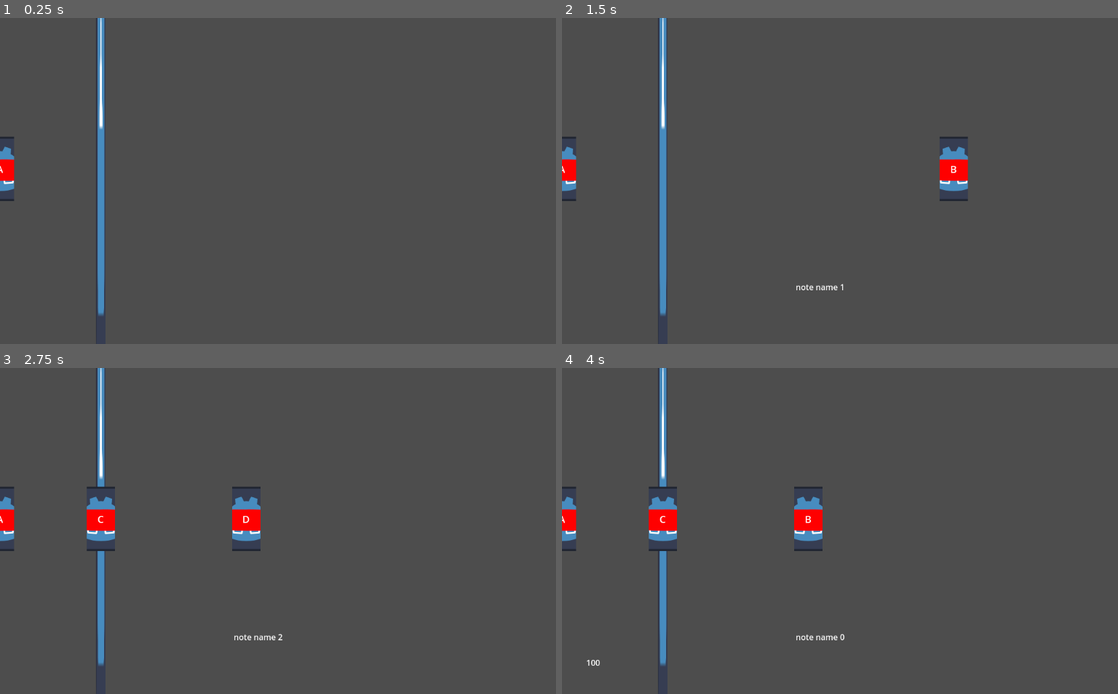
Above: before the commit, frames 1-4 (two rows, left to right).
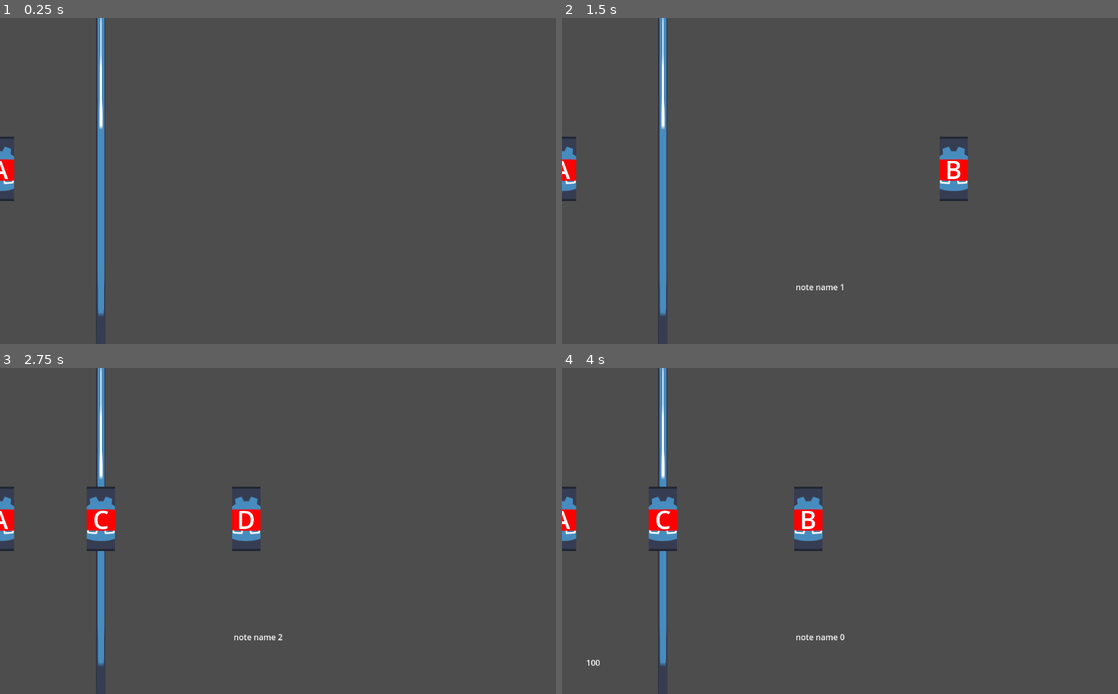
Above: after the commit, the same moments.

Repository: ValorZard/BandGame
Game: Godot game, scene res://TestScene.tscn
Same seed, same stepped clock (60 frames per second), same inputs: the game is played once before the commit and once after it. The engine's default icon, where the game draws it, is replaced by a stand-in: a white triangle on a blue panel in a dark square.
Inputs:
- Up to frame 1 (0.25 s): no input
- Up to frame 2 (1.5 s): tap A (note1) at 0.6 s; tap S (note2) at 1.35 s
- Up to frame 3 (2.75 s): tap D (note3) at 2.1 s
- Up to frame 4 (4 s): tap F (note4) at 2.85 s; tap A (note1) at 3.6 s

The runs differ from the first frame. In frame 1, less than 0.1% of the frame differs, in the area x 0-2%, y 43-50%; in frame 2, 0.1%; in frame 3, 0.2%, in the area x 0-46%, y 43-50%; in frame 4, 0.2%.

Commit message:
really minor ui adjustment

Diff:
--- a/note.tscn
+++ b/note.tscn
@@ -3,7 +3,7 @@
 [ext_resource type="Texture2D" uid="uid://dgqqej1sjrn7b" path="res://assets/textures/notes/noteA.png" id="1_taivt"]
 
 [sub_resource type="Theme" id="Theme_hy543"]
-default_font_size = 20
+default_font_size = 50
 
 [node name="Note" type="Sprite2D"]
 texture = ExtResource("1_taivt")
